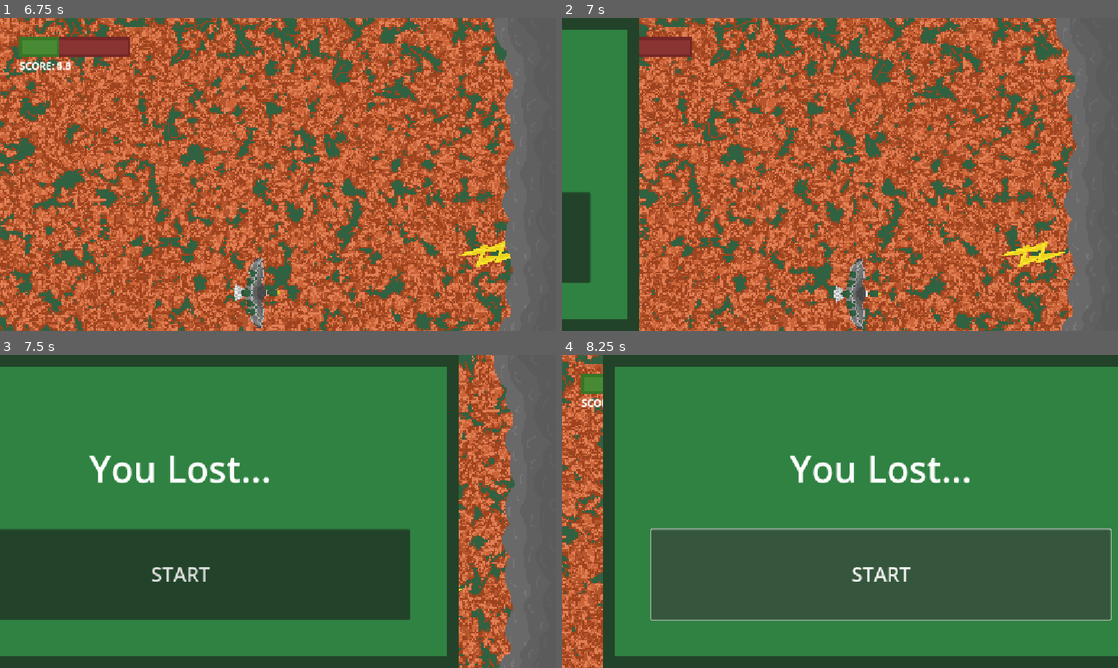
Above: before the commit, frames 1-4 (two rows, left to right).
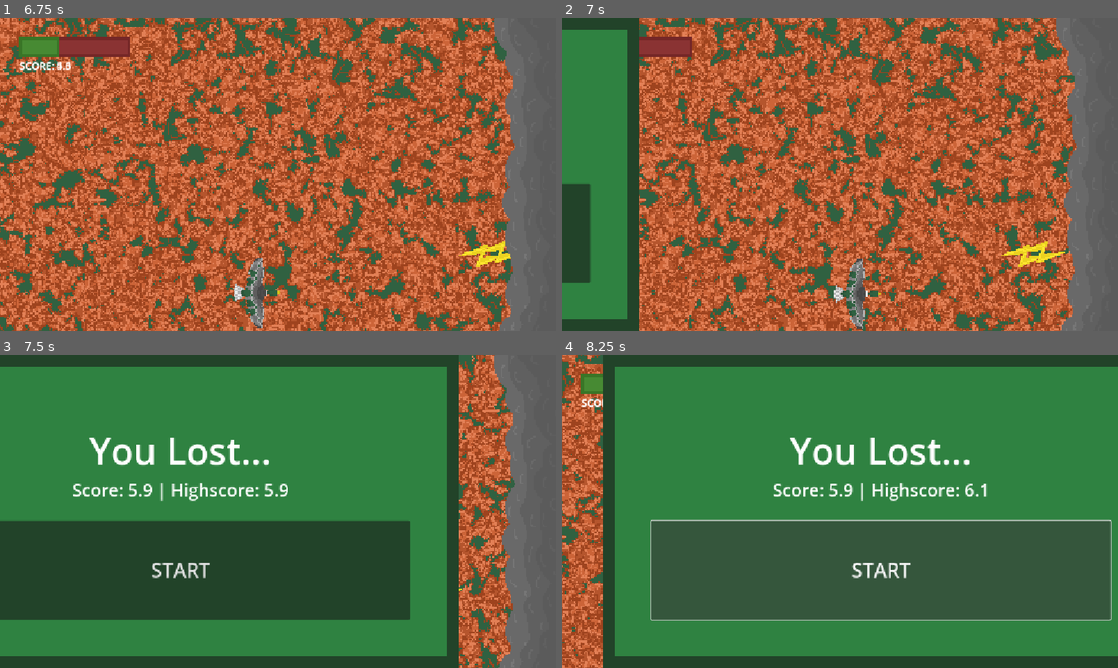
Above: after the commit, the same moments.

Repository: appellatebaton0/siege-4
Game: Godot game, scene res://scenes/main.tscn
Two runs of this game, one before a commit and one after it. Both use one fixed random seed, a clock stepped at 60 frames per second and the inputs below.
Inputs:
- Up to frame 1 (6.75 s): click "START" at 0.5 s; tap Enter at 1.25 s; hold D (right) 1.28-2.03 s; hold S (down) 2.03-2.78 s; hold D (right) 2.78-3.53 s; hold W (up) 3.53-4.28 s; hold A (left) 4.28-5.78 s; hold S (down) 5.78-6.53 s; hold D (right) from 6.53 s (still down)
- Up to frame 2 (7 s): keep holding D (right)
- Up to frame 3 (7.5 s): release D (right) at 7.28 s; hold W (up) from 7.28 s (still down)
- Up to frame 4 (8.25 s): release W (up) at 8 s; click "START" at 8 s

Frame 1 is identical in both runs. In frame 2, 0.1% of the frame differs, in the area x 0-6%, y 53-56%; in frame 3, 4.5%; in frame 4, 5.6%, in the area x 15-99%, y 26-73%.

Commit message:
v0.12 - Highscore
- The highscore's working, and both are displayed on the lose screen.

Diff:
--- a/scenes/level.tscn
+++ b/scenes/level.tscn
@@ -178,11 +178,11 @@
 
 [node name="ConcatString" type="Node" parent="CanvasLayer/MarginContainer/VBoxContainer/Label/PropertyModifier" node_paths=PackedStringArray("values")]
 script = ExtResource("17_82cfe")
-values = [NodePath("Node")]
+values = [NodePath("RoundedScore")]
 string = "SCORE: {0}"
 metadata/_custom_type_script = "uid://bxl20cm7r57lo"
 
-[node name="Node" type="Node" parent="CanvasLayer/MarginContainer/VBoxContainer/Label/PropertyModifier/ConcatString" node_paths=PackedStringArray("input")]
+[node name="RoundedScore" type="Node" parent="CanvasLayer/MarginContainer/VBoxContainer/Label/PropertyModifier/ConcatString" node_paths=PackedStringArray("input")]
 script = ExtResource("19_gunhw")
 input = NodePath("../../../../../../../Score/AddScore/Score+1/Score")
 places = 2
--- a/scenes/main.tscn
+++ b/scenes/main.tscn
@@ -1,5 +1,6 @@
-[gd_scene load_steps=16 format=3 uid="uid://chm3si0nicqxd"]
-
+[gd_scene load_steps=27 format=3 uid="uid://chm3si0nicqxd"]
+
+[ext_resource type="Script" uid="uid://cvqf1hrebc04p" path="res://scripts/bot.gd" id="1_o5qli"]
 [ext_resource type="PackedScene" uid="uid://cef4ydkvvtps0" path="res://scenes/level.tscn" id="1_tbgi4"]
 [ext_resource type="Script" uid="uid://dw7w6pry2g435" path="res://scripts/bits/player_animator.gd" id="2_tefeu"]
 [ext_resource type="Script" uid="uid://chbr2ps15l74p" path="res://scripts/bits/add.gd" id="4_o6xl0"]
@@ -7,7 +8,17 @@
 [ext_resource type="Script" uid="uid://b1o48vkwquyxs" path="res://scripts/values/node/manual_node.gd" id="6_choun"]
 [ext_resource type="Script" uid="uid://bslmamakq2ao5" path="res://scripts/values/node/group_node.gd" id="6_tefeu"]
 [ext_resource type="Script" uid="uid://b7ecah37jx738" path="res://scripts/bits/player_finished.gd" id="7_o6xl0"]
+[ext_resource type="Script" uid="uid://bc87fqj83okns" path="res://scripts/bits/property_modifier.gd" id="8_muem4"]
 [ext_resource type="Script" uid="uid://m0fehjfpnp51" path="res://scripts/bits/delete.gd" id="8_tipki"]
+[ext_resource type="Script" uid="uid://bxl20cm7r57lo" path="res://scripts/values/string/concat_string.gd" id="9_dp3eg"]
+[ext_resource type="Script" uid="uid://bck35smf1mhvk" path="res://scripts/values/float/round.gd" id="10_0ld40"]
+[ext_resource type="Script" uid="uid://c7kkv1iuav8gk" path="res://scripts/bits/value.gd" id="13_gqmmt"]
+[ext_resource type="Script" uid="uid://hg8o6oww1p4g" path="res://scripts/bits/value_modifier.gd" id="14_yc10j"]
+[ext_resource type="Script" uid="uid://cbcstrsy2txwl" path="res://scripts/values/bool/inequality.gd" id="15_0ld40"]
+[ext_resource type="Script" uid="uid://b3pqxy3hkl2fo" path="res://scripts/values/float/constrained_float.gd" id="15_jscy8"]
+[ext_resource type="Script" uid="uid://dc8sod06feafh" path="res://scripts/values/float/manual_float.gd" id="16_gqmmt"]
+[ext_resource type="Script" uid="uid://bdjqjjp8vifaj" path="res://scripts/values/float/cast_float.gd" id="16_pm3ni"]
+[ext_resource type="Script" uid="uid://64djo1ycff7k" path="res://scripts/values/bit.gd" id="17_y6deb"]
 
 [sub_resource type="StyleBoxFlat" id="StyleBoxFlat_tipki"]
 bg_color = Color(0.18360001, 0.51, 0.25432003, 1)
@@ -185,6 +196,7 @@
 }
 
 [node name="Main" type="Node" groups=["Main"]]
+script = ExtResource("1_o5qli")
 
 [node name="CanvasLayer" type="CanvasLayer" parent="."]
 layer = 2
@@ -286,9 +298,13 @@
 
 [node name="VBoxContainer" type="VBoxContainer" parent="CanvasLayer/Control/LostScreen/MarginContainer"]
 layout_mode = 2
-theme_override_constants/separation = 74
-
-[node name="Label" type="Label" parent="CanvasLayer/Control/LostScreen/MarginContainer/VBoxContainer"]
+theme_override_constants/separation = 39
+
+[node name="VBoxContainer" type="VBoxContainer" parent="CanvasLayer/Control/LostScreen/MarginContainer/VBoxContainer"]
+layout_mode = 2
+size_flags_vertical = 3
+
+[node name="Label" type="Label" parent="CanvasLayer/Control/LostScreen/MarginContainer/VBoxContainer/VBoxContainer"]
 layout_mode = 2
 size_flags_vertical = 3
 theme_override_font_sizes/font_size = 76
@@ -296,6 +312,45 @@
 horizontal_alignment = 1
 vertical_alignment = 2
 
+[node name="ScoreDisplay" type="Label" parent="CanvasLayer/Control/LostScreen/MarginContainer/VBoxContainer/VBoxContainer"]
+layout_mode = 2
+size_flags_vertical = 1
+theme_override_font_sizes/font_size = 36
+text = "Score: 0 | Highscore: 0"
+horizontal_alignment = 1
+vertical_alignment = 2
+
+[node name="PropertyModifier" type="Node" parent="CanvasLayer/Control/LostScreen/MarginContainer/VBoxContainer/VBoxContainer/ScoreDisplay" node_paths=PackedStringArray("target", "value")]
+script = ExtResource("8_muem4")
+target = NodePath("ManualNode")
+property = "text"
+value = NodePath("ScoreText")
+constant = true
+metadata/_custom_type_script = "uid://bc87fqj83okns"
+
+[node name="ManualNode" type="Node" parent="CanvasLayer/Control/LostScreen/MarginContainer/VBoxContainer/VBoxContainer/ScoreDisplay/PropertyModifier" node_paths=PackedStringArray("response")]
+script = ExtResource("6_choun")
+response = NodePath("../..")
+metadata/_custom_type_script = "uid://b1o48vkwquyxs"
+
+[node name="ScoreText" type="Node" parent="CanvasLayer/Control/LostScreen/MarginContainer/VBoxContainer/VBoxContainer/ScoreDisplay/PropertyModifier" node_paths=PackedStringArray("values")]
+script = ExtResource("9_dp3eg")
+values = [NodePath("RoundedScore"), NodePath("RoundedHighscore")]
+string = "Score: {0} | Highscore: {1}"
+metadata/_custom_type_script = "uid://bxl20cm7r57lo"
+
+[node name="RoundedScore" type="Node" parent="CanvasLayer/Control/LostScreen/MarginContainer/VBoxContainer/VBoxContainer/ScoreDisplay/PropertyModifier/ScoreText" node_paths=PackedStringArray("input")]
+script = ExtResource("10_0ld40")
+input = NodePath("../../../../../../../../../../Highscore/UpdateHS/Higher/Score")
+places = 2
+metadata/_custom_type_script = "uid://bck35smf1mhvk"
+
+[node name="RoundedHighscore" type="Node" parent="CanvasLayer/Control/LostScreen/MarginContainer/VBoxContainer/VBoxContainer/ScoreDisplay/PropertyModifier/ScoreText" node_paths=PackedStringArray("input")]
+script = ExtResource("10_0ld40")
+input = NodePath("../../../../../../../../../../Highscore/UpdateHS/Higher/Highscore")
+places = 2
+metadata/_custom_type_script = "uid://bck35smf1mhvk"
+
 [node name="Button" type="Button" parent="CanvasLayer/Control/LostScreen/MarginContainer/VBoxContainer"]
 layout_mode = 2
 size_flags_vertical = 3
@@ -353,6 +408,65 @@
 script = ExtResource("6_tefeu")
 group_name = "Level"
 metadata/_custom_type_script = "uid://bslmamakq2ao5"
+
+[node name="Highscore" type="Node" parent="."]
+script = ExtResource("13_gqmmt")
+id = "highscore"
+value = 0.0
+metadata/_custom_type_script = "uid://c7kkv1iuav8gk"
+
+[node name="UpdateHS" type="Node" parent="Highscore" node_paths=PackedStringArray("target", "new_value", "condition")]
+script = ExtResource("14_yc10j")
+target = NodePath("Higher/Highscore/GetHighscore/GetMain")
+value_id = "highscore"
+new_value = NodePath("Higher")
+condition = NodePath("InequalityBool")
+metadata/_custom_type_script = "uid://hg8o6oww1p4g"
+
+[node name="InequalityBool" type="Node" parent="Highscore/UpdateHS" node_paths=PackedStringArray("value_a", "value_b")]
+script = ExtResource("15_0ld40")
+value_a = NodePath("../Higher")
+inequality = 3
+value_b = NodePath("ManualFloat")
+metadata/_custom_type_script = "uid://cbcstrsy2txwl"
+
+[node name="ManualFloat" type="Node" parent="Highscore/UpdateHS/InequalityBool"]
+script = ExtResource("16_gqmmt")
+metadata/_custom_type_script = "uid://dc8sod06feafh"
+
+[node name="Higher" type="Node" parent="Highscore/UpdateHS" node_paths=PackedStringArray("input", "minimum")]
+script = ExtResource("15_jscy8")
+input = NodePath("Score")
+minimum = NodePath("Highscore")
+metadata/_custom_type_script = "uid://b3pqxy3hkl2fo"
+
+[node name="Score" type="Node" parent="Highscore/UpdateHS/Higher"]
+script = ExtResource("16_pm3ni")
+metadata/_custom_type_script = "uid://bdjqjjp8vifaj"
+
+[node name="GetScore" type="Node" parent="Highscore/UpdateHS/Higher/Score"]
+script = ExtResource("17_y6deb")
+id = "score"
+metadata/_custom_type_script = "uid://64djo1ycff7k"
+
+[node name="GetLevel" type="Node" parent="Highscore/UpdateHS/Higher/Score/GetScore"]
+script = ExtResource("6_tefeu")
+group_name = "Level"
+metadata/_custom_type_script = "uid://bslmamakq2ao5"
+
+[node name="Highscore" type="Node" parent="Highscore/UpdateHS/Higher"]
+script = ExtResource("16_pm3ni")
+metadata/_custom_type_script = "uid://bdjqjjp8vifaj"
+
+[node name="GetHighscore" type="Node" parent="Highscore/UpdateHS/Higher/Highscore"]
+script = ExtResource("17_y6deb")
+id = "highscore"
+metadata/_custom_type_script = "uid://64djo1ycff7k"
+
+[node name="GetMain" type="Node" parent="Highscore/UpdateHS/Higher/Highscore/GetHighscore" node_paths=PackedStringArray("response")]
+script = ExtResource("6_choun")
+response = NodePath("../../../../../..")
+metadata/_custom_type_script = "uid://b1o48vkwquyxs"
 
 [connection signal="pressed" from="CanvasLayer/Control/StartScreen/MarginContainer/VBoxContainer/Button" to="CanvasLayer/Control/StartScreen/MarginContainer/VBoxContainer/Button/Animate" method="animate"]
 [connection signal="pressed" from="CanvasLayer/Control/StartScreen/MarginContainer/VBoxContainer/Button" to="CanvasLayer/Control/StartScreen/MarginContainer/VBoxContainer/Button/LoadLevel" method="add"]
--- a/scripts/bits/property_modifier.gd
+++ b/scripts/bits/property_modifier.gd
@@ -17,7 +17,7 @@
 		elif child is Value and value == null:
 			value = child
 
-func _process(delta: float) -> void:
+func _process(_delta: float) -> void:
 	if constant:
 		update()
 
--- a/scripts/bits/value_modifier.gd
+++ b/scripts/bits/value_modifier.gd
@@ -9,18 +9,22 @@
 @export var new_value:Value
 ## Whether to constantly modify.
 @export var constant := false
+## Modifies if the condition is true.
+@export var condition:BoolValue
 
 ## For signals that are STUPID.
 func modify_val(_value):
 	modify()
 
 func _process(_delta: float) -> void:
-	if constant:
+	if constant or (condition != null and condition.value()):
+		print(condition.value())
 		modify()
 
 ## Can be attached to signals >:)
 func modify():
 	if target != null and new_value != null:
+
 		var target_node = target.value()
 		var next_value = new_value.value()
 
--- a/scripts/values/float/cast_float.gd
+++ b/scripts/values/float/cast_float.gd
@@ -15,4 +15,4 @@
 		var val = input.value()
 		if val is int or val is float or val is bool:
 			return float(val)
-	return -1.0
+	return -16777216
--- a/scripts/values/float/constrained_float.gd
+++ b/scripts/values/float/constrained_float.gd
@@ -19,4 +19,4 @@
 			i_value = minf(float(i_value), float(maximum.value()))
 
 		return i_value # Return the final result.
-	return -1.0
+	return -16777216
--- a/scripts/values/float/round.gd
+++ b/scripts/values/float/round.gd
@@ -13,4 +13,4 @@
 
 		return round(input.value() * place_value) / place_value
 
-	return -1.0
+	return -16777216
--- a/scripts/values/string/concat_string.gd
+++ b/scripts/values/string/concat_string.gd
@@ -9,15 +9,23 @@
 
 func _ready() -> void:
 	for child in get_children():
-		if child is Value:
+		if child is Value and not values.has(child):
 			values.append(child)
 
+var last_values:Array[Variant] = [0,0,0,0,0,0,0]
 func value() -> String:
 	var response:String = string
 
 	for i in range(len(values)):
 		if values[i] != null:
 			var val = values[i].value()
-			response = response.replace("{"+str(i)+"}", str(val))
+
+			if val != null and val != -16777216:
+				last_values[i] = val
+				response = response.replace("{"+str(i)+"}", str(val))
+			else:
+				if len(last_values) >= i:
+					response = response.replace("{"+str(i)+"}", str(last_values[i]))
+
 
 	return response
